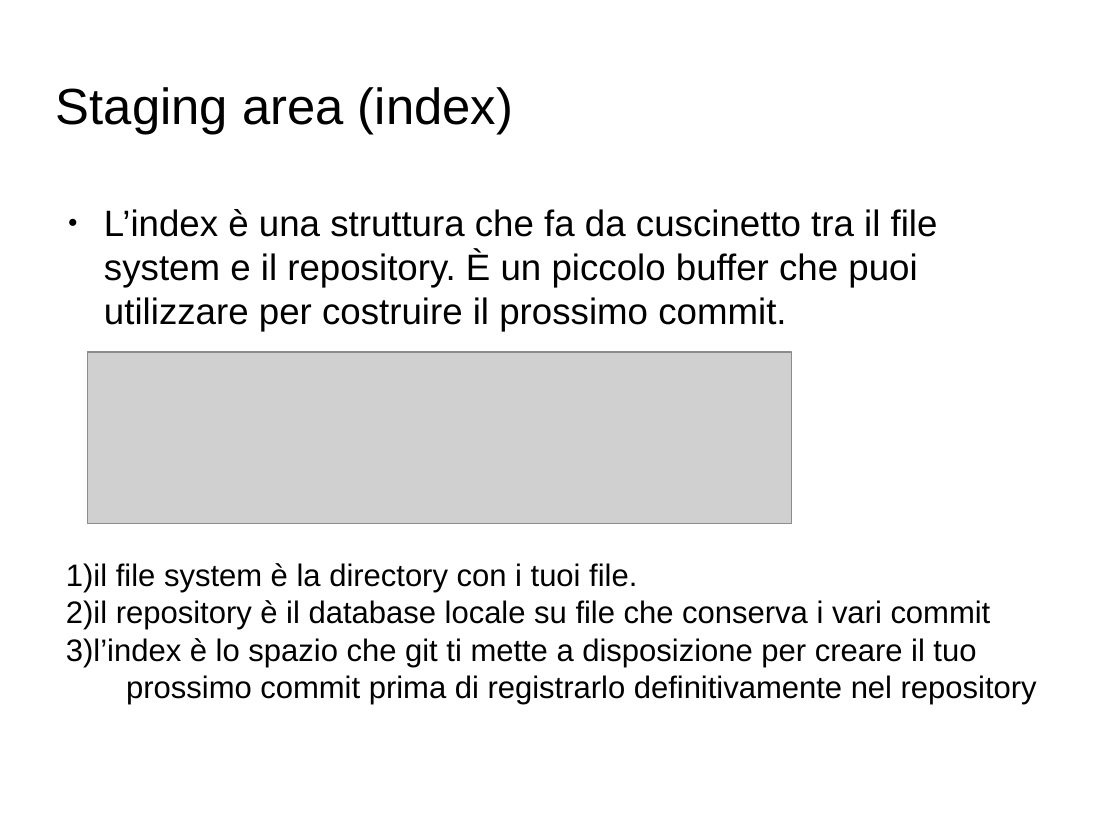
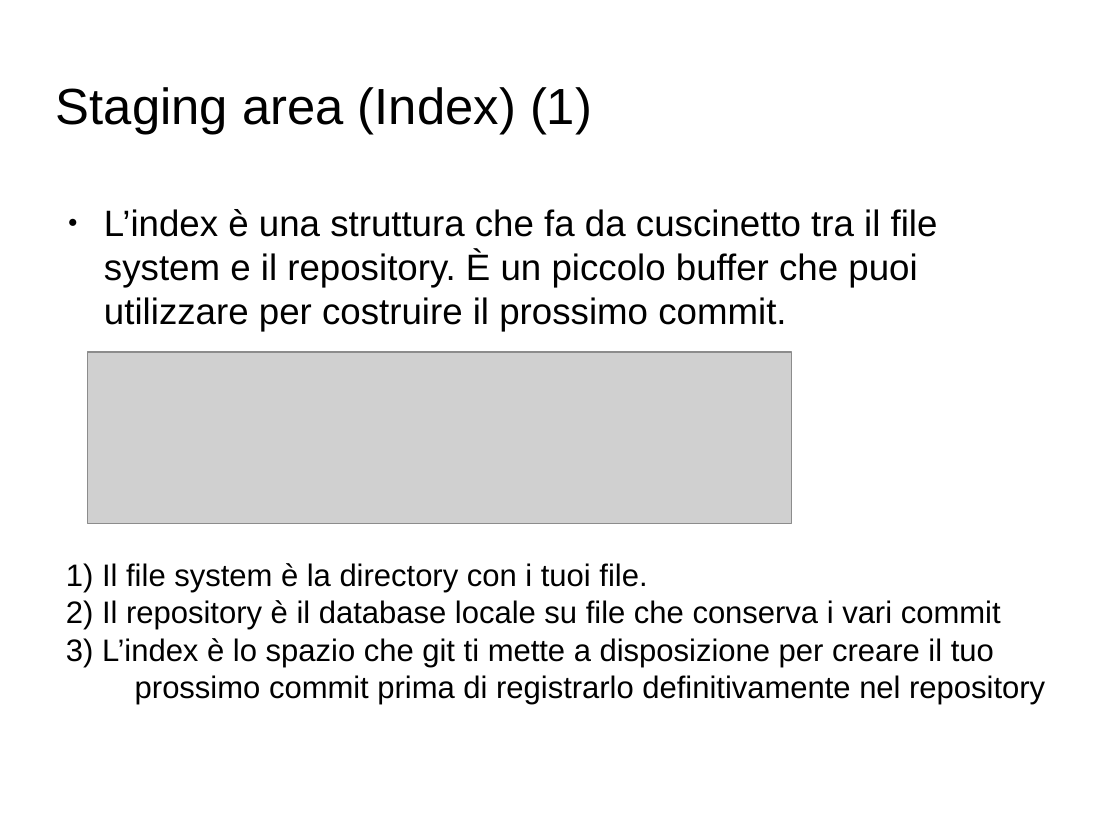
Before and after one commit to GioeleCicchini/Git-Presentation, a slide deck: slide 6 of presentazione git.odp (slide 7 before the commit). Drawn at 1120x840 pixels with LibreOffice and Linux fonts; fonts in the diff are those of the drawing; grey boxes stand for pictures; background and template pictures are left out. Boxes give left, top, right and bottom in pixels: in the first picture for what was removed or moved away, otherwise in the second. Text is boxed around its words. In the diff, an @@ line names an element or a change of style, - is before the commit and + after.

```diff
--- a/presentazione git.odp
+++ b/presentazione git.odp
@@ title at bbox=[56, 87, 592, 134]: text changed @@
-Staging area (index)
+Staging area (Index) (1)
@@ text at bbox=[66, 563, 1045, 704]: text changed @@
-1)il file system è la directory con i tuoi file.
-2)il repository è il database locale su file che conserva i vari commit
-3)l’index è lo spazio che git ti mette a disposizione per creare il tuo prossimo commit prima di registrarlo definitivamente nel repository
+1) Il file system è la directory con i tuoi file.
+2) Il repository è il database locale su file che conserva i vari commit
+3) L’index è lo spazio che git ti mette a disposizione per creare il tuo prossimo commit prima di registrarlo definitivamente nel repository
```
Also in this commit, not shown: 11 other slides changed, 1 slide removed, 1 other file.
